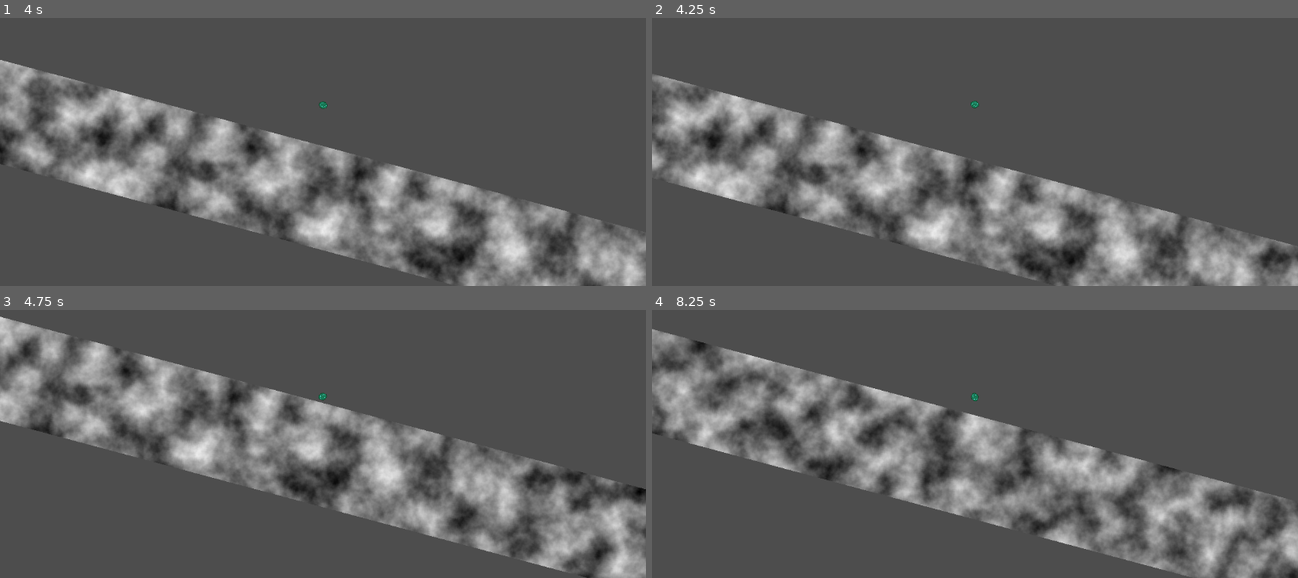
Above: before the commit, frames 1-4 (two rows, left to right).
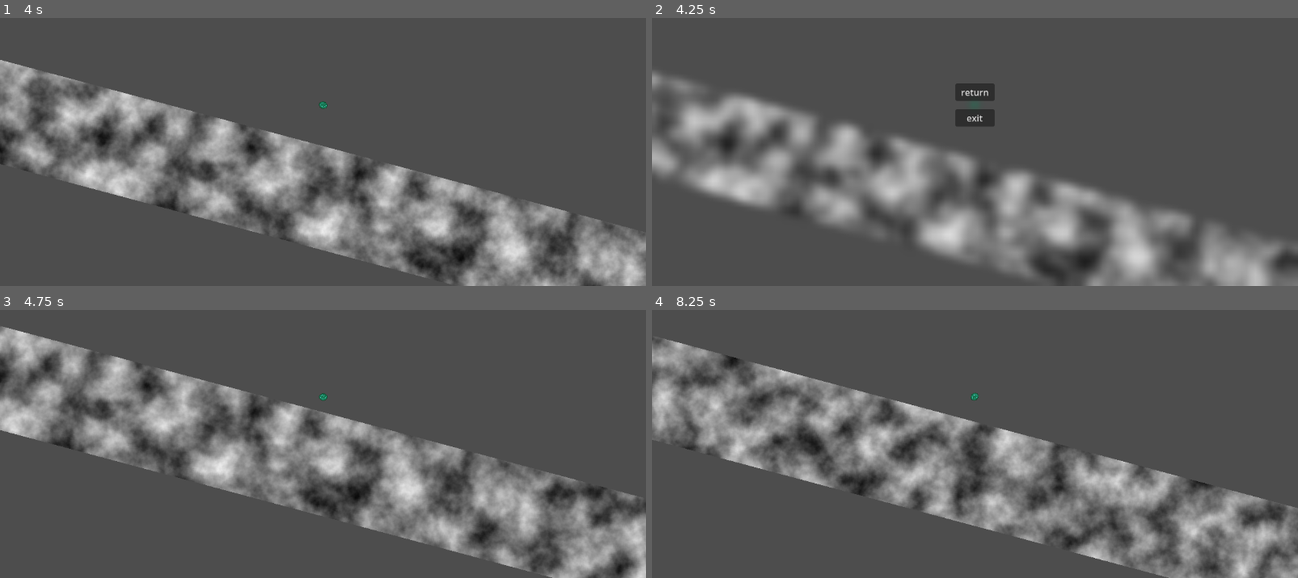
Above: after the commit, the same moments.

Repository: SinusMs/minijam-187
Game: Godot game, scene res://levels/ferdi_level_testink.tscn
Two runs of this game, one before a commit and one after it. Both use one fixed random seed, a clock stepped at 60 frames per second and the inputs below. This scene is started directly instead of the project's main scene. The engine's default icon, where the game draws it, is replaced by a stand-in: a white triangle on a blue panel in a dark square.
Inputs (mouse positions are in pixels of both pictures, inside the frame that each line leads up to):
- Up to frame 1 (4 s): tap Enter (evolve) at 0.5, 0.6, 2.85 s; hold D (right) 0.53-1.28 s; tap Space (jump) at 0.77, 1.52, 3.02, 3.77 s; hold A (left) 1.28-2.03 s; tap P (shake) at 1.35, 3.6 s; hold R 2.03-2.78 s; hold D (right) 2.03-3.53 s; hold A (left) from 3.53 s (still down)
- Up to frame 2 (4.25 s): keep holding A (left); tap Escape (pause, bound only after the commit) at 4.15 s
- Up to frame 3 (4.75 s): release A (left) at 4.25 s; click (323, 385) at 4.25 s, where only the run after the commit has a clickable "return"
- Up to frame 4 (8.25 s): hold A (left) 5.03-6.53 s; tap R at 5.1 s; tap Space (jump) at 5.27, 6.77, 7.52 s; tap Enter (evolve) at 5.85, 8.1 s; hold D (right) from 6.53 s (still down); tap P (shake) at 6.6 s; hold R 7.28-8.03 s

Frame 1 is identical in both runs. In frame 2, 20% of the frame differs, in the area x 0-100%, y 19-100%; in frame 3, 29%, in the area x 0-100%, y 2-100%; in frame 4, 27%.

Commit message:
pause menu

Diff:
--- a/levels/ferdi_level_testink.tscn
+++ b/levels/ferdi_level_testink.tscn
@@ -1,8 +1,9 @@
-[gd_scene load_steps=8 format=3 uid="uid://c8us8wbox0v42"]
+[gd_scene load_steps=9 format=3 uid="uid://c8us8wbox0v42"]
 
 [ext_resource type="PackedScene" uid="uid://bokydwynkrbia" path="res://entities/character/character_controller.tscn" id="2_7tovp"]
 [ext_resource type="PackedScene" uid="uid://qa64vhko2yhk" path="res://entities/character/character_camera.tscn" id="2_luqth"]
 [ext_resource type="Texture2D" uid="uid://btpdjy4efm746" path="res://icon.svg" id="3_luqth"]
+[ext_resource type="PackedScene" uid="uid://cb4j15qsupwwo" path="res://ui/pause_menu.tscn" id="4_8t4qb"]
 
 [sub_resource type="RectangleShape2D" id="RectangleShape2D_7tovp"]
 size = Vector2(1e+06, 181)
@@ -68,3 +69,5 @@
 
 [node name="Sprite2D" type="Sprite2D" parent="Obstacle"]
 texture = ExtResource("3_luqth")
+
+[node name="Control" parent="." instance=ExtResource("4_8t4qb")]
--- a/project.godot
+++ b/project.godot
@@ -52,6 +52,11 @@
 "events": [Object(InputEventKey,"resource_local_to_scene":false,"resource_name":"","device":-1,"window_id":0,"alt_press …(192 unchanged characters)…
 ]
 }
+pause={
+"deadzone": 0.2,
+"events": [Object(InputEventKey,"resource_local_to_scene":false,"resource_name":"","device":-1,"window_id":0,"alt_pressed":false,"shift_pressed":false,"ctrl_pressed":false,"meta_pressed":false,"pressed":false,"keycode":0,"physical_keycode":4194305,"key_label":0,"unicode":0,"location":0,"echo":false,"script":null)
+]
+}
 
 [rendering]
 
--- /dev/null
+++ b/ui/blur.gdshader
@@ -0,0 +1,16 @@
+shader_type canvas_item;
+
+uniform sampler2D screen_texture : hint_screen_texture, repeat_disable, filter_nearest_mipmap;
+
+void vertex() {
+	// Called for every vertex the material is visible on.
+}
+
+void fragment() {
+	COLOR = textureLod(screen_texture, SCREEN_UV, 3.0);
+}
+
+//void light() {
+//	// Called for every pixel for every light affecting the CanvasItem.
+//	// Uncomment to replace the default light processing function with this one.
+//}
--- /dev/null
+++ b/ui/pause_menu.gd
@@ -0,0 +1,21 @@
+extends CanvasLayer
+
+var paused = false
+
+# Called when the node enters the scene tree for the first time.
+func _ready() -> void:
+	visible = false
+	process_mode = Node.PROCESS_MODE_ALWAYS
+
+func _unhandled_input(event: InputEvent) -> void:
+	if event.is_action_pressed("pause"):
+		paused = not paused
+		visible = paused
+		get_tree().paused = paused
+
+func _on_return_button_pressed() -> void:
+	visible = false
+	get_tree().paused = false
+
+func _on_exit_button_pressed() -> void:
+	get_tree().quit()
--- /dev/null
+++ b/ui/pause_menu.tscn
@@ -0,0 +1,53 @@
+[gd_scene load_steps=4 format=3 uid="uid://cb4j15qsupwwo"]
+
+[ext_resource type="Shader" uid="uid://iumj15yllrty" path="res://ui/blur.gdshader" id="1_50142"]
+[ext_resource type="Script" uid="uid://cdqfymmhab1p5" path="res://ui/pause_menu.gd" id="1_ejwgg"]
+
+[sub_resource type="ShaderMaterial" id="ShaderMaterial_ejwgg"]
+shader = ExtResource("1_50142")
+
+[node name="PauseMenu" type="CanvasLayer"]
+script = ExtResource("1_ejwgg")
+
+[node name="ColorRect" type="ColorRect" parent="."]
+material = SubResource("ShaderMaterial_ejwgg")
+anchors_preset = 15
+anchor_right = 1.0
+anchor_bottom = 1.0
+grow_horizontal = 2
+grow_vertical = 2
+mouse_filter = 2
+
+[node name="MarginContainer" type="MarginContainer" parent="."]
+anchors_preset = 8
+anchor_left = 0.5
+anchor_top = 0.5
+anchor_right = 0.5
+anchor_bottom = 0.5
+offset_left = -135.0
+offset_top = -115.5
+offset_right = 135.0
+offset_bottom = 115.5
+grow_horizontal = 2
+grow_vertical = 2
+size_flags_horizontal = 4
+size_flags_vertical = 4
+theme_override_constants/margin_left = 100
+theme_override_constants/margin_top = 100
+theme_override_constants/margin_right = 100
+theme_override_constants/margin_bottom = 100
+
+[node name="VBoxContainer" type="VBoxContainer" parent="MarginContainer"]
+layout_mode = 2
+theme_override_constants/separation = 15
+
+[node name="ReturnButton" type="Button" parent="MarginContainer/VBoxContainer"]
+layout_mode = 2
+text = "return"
+
+[node name="ExitButton" type="Button" parent="MarginContainer/VBoxContainer"]
+layout_mode = 2
+text = "exit"
+
+[connection signal="pressed" from="MarginContainer/VBoxContainer/ReturnButton" to="." method="_on_return_button_pressed"]
+[connection signal="pressed" from="MarginContainer/VBoxContainer/ExitButton" to="." method="_on_exit_button_pressed"]
Not shown, added: ui/blur.gdshader.uid
Not shown, added: ui/pause_menu.gd.uid
